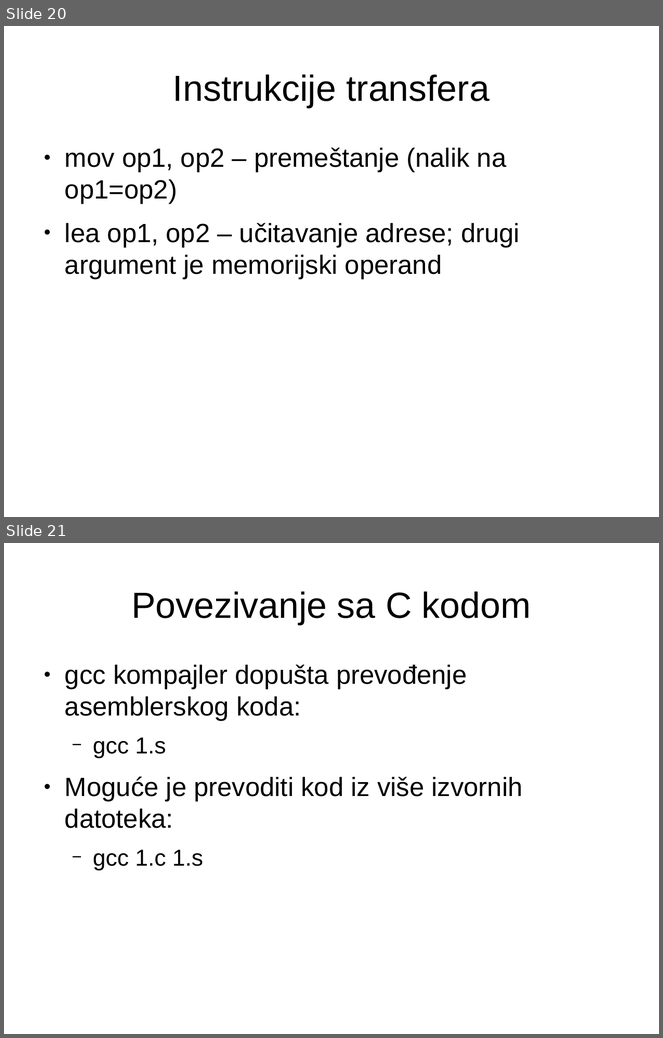
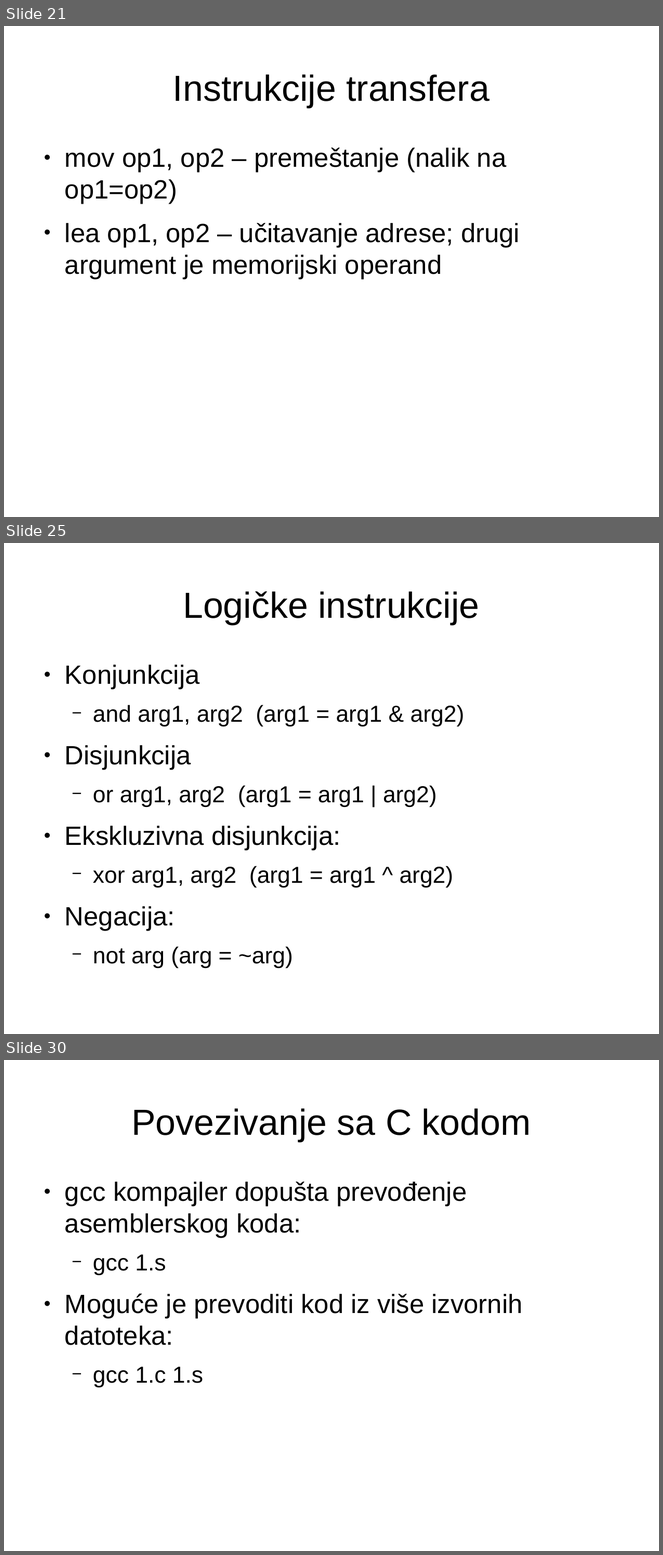
Before and after one commit to NikolaMilev/assembler-prezentacije, a slide deck: cas01/prez.odp. Shown one above the other, each under a label of ours: slides 20 and 21 before the commit, slides 21, 25 and 30 after it; the slides between them are not shown. The pictures are 663x1038 and 663x1555 pixels, drawn with LibreOffice and Linux fonts; fonts in the diff are those of the drawing. Boxes give left, top, right and bottom in pixels: in the first picture for what was removed or moved away, otherwise in the second. Text is boxed around its words. In the diff, an @@ line names an element or a change of style, - is before the commit and + after.

Commit message:
Dodate aritmeticke i logicke instrukcije, kao i instrukcije poredjenja i kontrole toka

```diff
--- a/cas01/prez.odp
+++ b/cas01/prez.odp
@@ slide 25 added at (4,543,659,1034), background #FFFFFF @@
@@ title added at (183,591,479,625), 44 pt, text #000000 @@
+Logičke instrukcije
@@ text added at (65,665,465,968), 28 pt, text #000000 @@
+● Konjunkcija
+  − and arg1, arg2 (arg1 = arg1 & arg2)
+● Disjunkcija
+  − or arg1, arg2 (arg1 = arg1 | arg2)
+● Ekskluzivna disjunkcija:
+  − xor arg1, arg2 (arg1 = arg1 ^ arg2)
+● Negacija:
+  − not arg (arg = ~arg)
@@ what was slide 20 is now slide 21 @@
@@ what was slide 21 is now slide 30 @@
```
Also in this commit, not shown: 8 slides changed, 8 other slides added, 4 other files.
